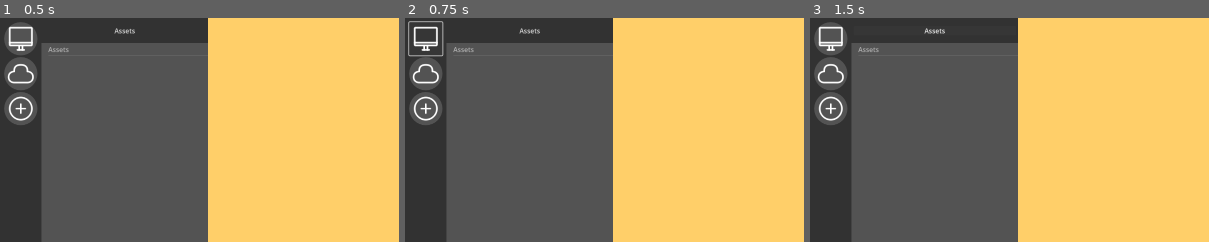
Above: before the commit, frames 1-3 (left to right).
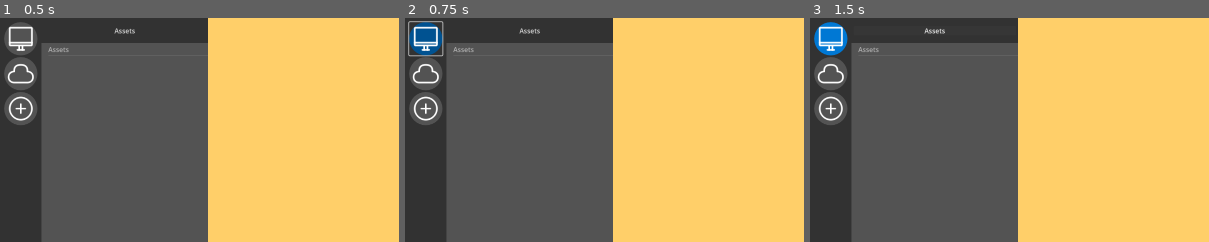
Above: after the commit, the same moments.

Repository: hunsri/3DAM
Game: Godot game, scene res://scenes/MainScene.tscn
Two runs of this game, one before a commit and one after it. Both use one fixed random seed, a clock stepped at 60 frames per second and the inputs below.
Inputs (mouse positions are % of the whole screen's width and height, from its top left):
- Up to frame 1 (0.5 s): no input
- Up to frame 2 (0.75 s): click (3, 5) at 0.52 s
- Up to frame 3 (1.5 s): click "Assets" at 1.25 s
The pictures show only the part of the screen within x 0-50%, y 0-50%; the shares and areas given below are measured in that part.

Frame 1 is identical in both runs. In frame 2, 0.8% of the frame differs, in the area x 1-10%, y 1-17%; in frame 3, 0.9%.

Commit message:
fixes location_button behavior

Diff:
--- /dev/null
+++ b/resources/location_sidebar_button_group.tres
@@ -0,0 +1,3 @@
+[gd_resource type="ButtonGroup" format=3 uid="uid://mu8a2ehudi1e"]
+
+[resource]
--- a/scenes/subscenes/LocationButton.tscn
+++ b/scenes/subscenes/LocationButton.tscn
@@ -26,6 +26,7 @@
 layout_mode = 2
 theme = ExtResource("1_jf60t")
 theme_type_variation = &"LocationButton"
+toggle_mode = true
 metadata/_edit_use_anchors_ = true
 
 [node name="LocalIcon" type="TextureRect" parent="LocationButton"]
--- a/scripts/LocationHandler.gd
+++ b/scripts/LocationHandler.gd
@@ -11,6 +11,7 @@
 @onready var server_icon: TextureRect = $LocationButton/ServerIcon
 @onready var connection_issue_icon: TextureRect = $LocationButton/ConnectionIssueIcon
 @onready var add_server_icon: TextureRect = $LocationButton/AddServerIcon
+@onready var location_button: Button = $LocationButton
 
 var current_icon: TextureRect
 
@@ -21,6 +22,7 @@
 }
 
 func _ready():
+	location_button.button_group = ResourceManager.LOCATION_BUTTON_GROUP
 	SCENE_NODE.add_child(LOCAL_VIEW_UI.instantiate())
 
 	match scene_type:
@@ -35,6 +37,13 @@
 
 func _on_location_button_pressed() -> void:
 
+	var group_buttons :=  location_button.button_group.get_buttons()
+
+	# ensures only one button is marked as pressed at a time
+	for button in group_buttons:
+		if button != location_button:
+			button.button_pressed = false
+
 	match scene_type:
 		SceneType.Local:
 			clear_scene()
--- a/scripts/globals/resource_manager.gd
+++ b/scripts/globals/resource_manager.gd
@@ -1,6 +1,7 @@
 extends Node
 
 var ASSET_VIEW_2D_LINE = preload("uid://dg77jbtit2go")
+var LOCATION_BUTTON_GROUP = preload("uid://mu8a2ehudi1e")
 
 func create_tile_line():
 	var tile_line = ASSET_VIEW_2D_LINE.instantiate()
--- a/themes/GUI_Base_Theme.tres
+++ b/themes/GUI_Base_Theme.tres
@@ -12,8 +12,29 @@
 [sub_resource type="StyleBoxFlat" id="StyleBoxFlat_icbql"]
 bg_color = Color(0.3254902, 0.3254902, 0.3254902, 1)
 
+[sub_resource type="StyleBoxFlat" id="StyleBoxFlat_jnq2o"]
+bg_color = Color(0, 0.56603765, 1, 1)
+corner_radius_top_left = 40
+corner_radius_top_right = 40
+corner_radius_bottom_right = 40
+corner_radius_bottom_left = 40
+
+[sub_resource type="StyleBoxFlat" id="StyleBoxFlat_tt36u"]
+bg_color = Color(0, 0.32281834, 0.5703125, 1)
+corner_radius_top_left = 40
+corner_radius_top_right = 40
+corner_radius_bottom_right = 40
+corner_radius_bottom_left = 40
+
 [sub_resource type="StyleBoxFlat" id="StyleBoxFlat_d4374"]
 bg_color = Color(0.3254902, 0.3254902, 0.3254902, 1)
+corner_radius_top_left = 40
+corner_radius_top_right = 40
+corner_radius_bottom_right = 40
+corner_radius_bottom_left = 40
+
+[sub_resource type="StyleBoxFlat" id="StyleBoxFlat_vk2l0"]
+bg_color = Color(0, 0.47058824, 0.83137256, 1)
 corner_radius_top_left = 40
 corner_radius_top_right = 40
 corner_radius_bottom_right = 40
@@ -38,7 +59,11 @@
 DirectorySidebar/base_type = &"Tree"
 DirectorySidebar/styles/panel = SubResource("StyleBoxFlat_icbql")
 LocationButton/base_type = &"Button"
+LocationButton/styles/focus = null
+LocationButton/styles/hover = SubResource("StyleBoxFlat_jnq2o")
+LocationButton/styles/hover_pressed = SubResource("StyleBoxFlat_tt36u")
 LocationButton/styles/normal = SubResource("StyleBoxFlat_d4374")
+LocationButton/styles/pressed = SubResource("StyleBoxFlat_vk2l0")
 LocationSidebar/base_type = &"Panel"
 LocationSidebar/styles/panel = SubResource("StyleBoxFlat_cv5wx")
 SeparatorBar/base_type = &"Panel"
Not shown: 1 places in themes/GUI_Base_Theme.tres that only renumber resources
